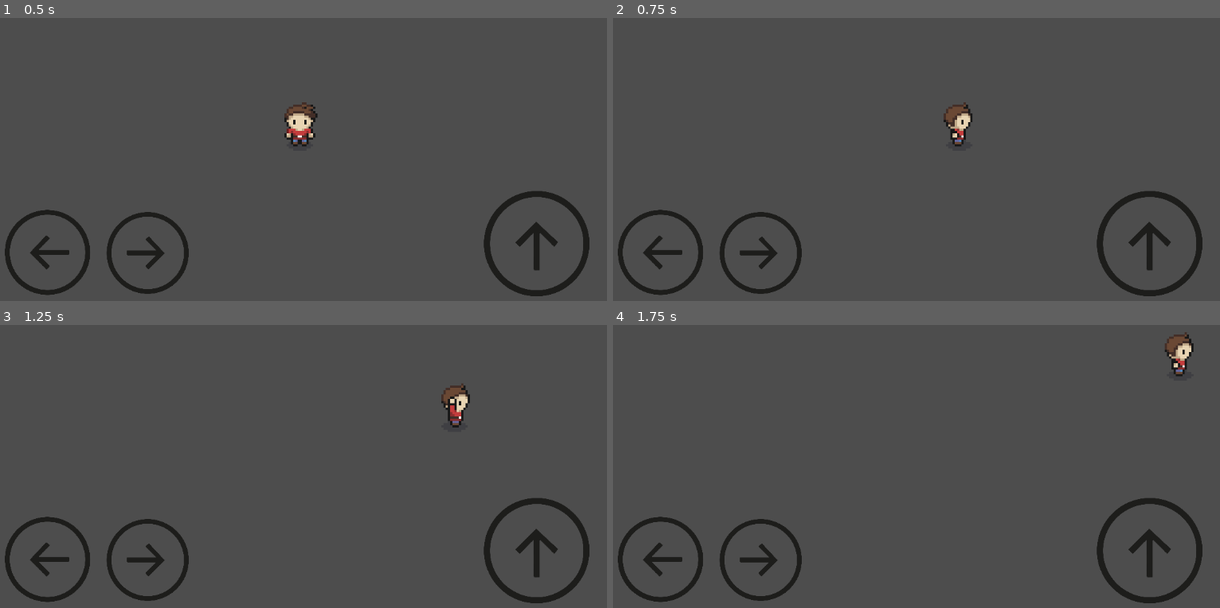
Above: before the commit, frames 1-4 (two rows, left to right).
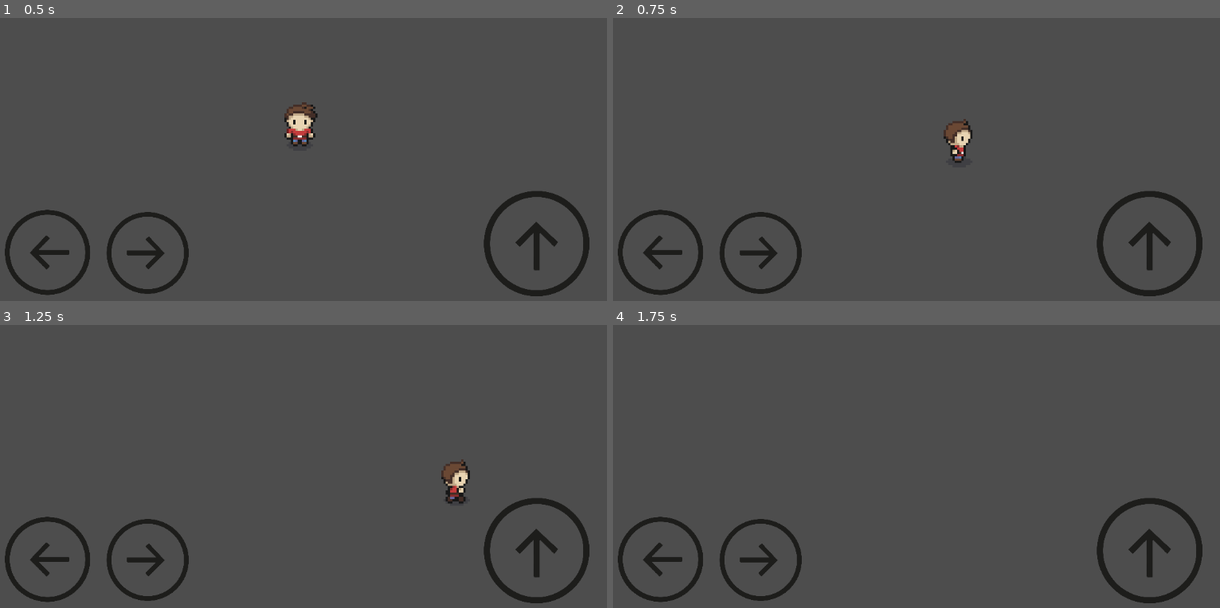
Above: after the commit, the same moments.

Repository: Tad-Min/Troll_Demo_Project-Godot-
Game: Godot game, scene res://scenes/game.tscn
Two runs of this game, one before a commit and one after it. Both use one fixed random seed, a clock stepped at 60 frames per second and the inputs below.
Inputs:
- Up to frame 1 (0.5 s): no input
- Up to frame 2 (0.75 s): hold D (move_right) from 0.53 s (still down); tap X (die, bound only after the commit) at 0.6 s
- Up to frame 3 (1.25 s): keep holding D (move_right); tap Space (jump) at 0.77 s
- Up to frame 4 (1.75 s): keep holding D (move_right); tap X (die, bound only after the commit) at 1.35 s; tap Space (jump) at 1.52 s

Frame 1 is identical in both runs. In frame 2, 0.7% of the frame differs, in the area x 54-60%, y 29-52%; in frame 3, 1.0%, in the area x 72-78%, y 20-64%; in frame 4, 0.5%.

Commit message:
press X to die

Diff:
--- a/project.godot
+++ b/project.godot
@@ -36,6 +36,11 @@
 "events": [Object(InputEventKey,"resource_local_to_scene":false,"resource_name":"","device":-1,"window_id":0,"alt_press …(191 unchanged characters)…
 ]
 }
+die={
+"deadzone": 0.2,
+"events": [Object(InputEventKey,"resource_local_to_scene":false,"resource_name":"","device":-1,"window_id":0,"alt_pressed":false,"shift_pressed":false,"ctrl_pressed":false,"meta_pressed":false,"pressed":false,"keycode":0,"physical_keycode":88,"key_label":0,"unicode":120,"location":0,"echo":false,"script":null)
+]
+}
 
 [input_devices]
 
--- a/scripts/player.gd
+++ b/scripts/player.gd
@@ -17,7 +17,6 @@
 		velocity += get_gravity() * delta
 	else:
 		air_jump_done = 0
-
 	# Handle jump.
 	if Input.is_action_just_pressed("jump"):
 		print("jumping")
@@ -33,11 +32,6 @@
 				velocity.y = jump_velocity
 				air_jump_done+=1
 				$JumpSound.play()
-
-
-
-
-
 	# Handle movement A-D
 	var direction := Input.get_axis("move_left", "move_right")
 	print(direction)
@@ -62,9 +56,10 @@
 	if $AnimatedSprite2D.animation== "jump_left" and $AnimatedSprite2D.frame == 9:
 		last_direction = null
 		lr_anim=true
-
+	if Input.is_action_just_pressed("die"):
+		print("dying")
+		die()
 	move_and_slide()
-
 
 func _on_animated_sprite_2d_frame_changed():
 	if $AnimatedSprite2D.animation == "jump_right":
@@ -75,3 +70,15 @@
 		if $AnimatedSprite2D.frame == 4:
 			velocity.y = jump_velocity
 			$JumpSound.play()
+
+var is_dead: bool = false
+
+func die() -> bool:
+	if is_dead:
+		return false  # already dead, nothing happens
+
+	is_dead = true
+	$CollisionShape2D.disabled = true
+	print("Player died")
+
+	return true
